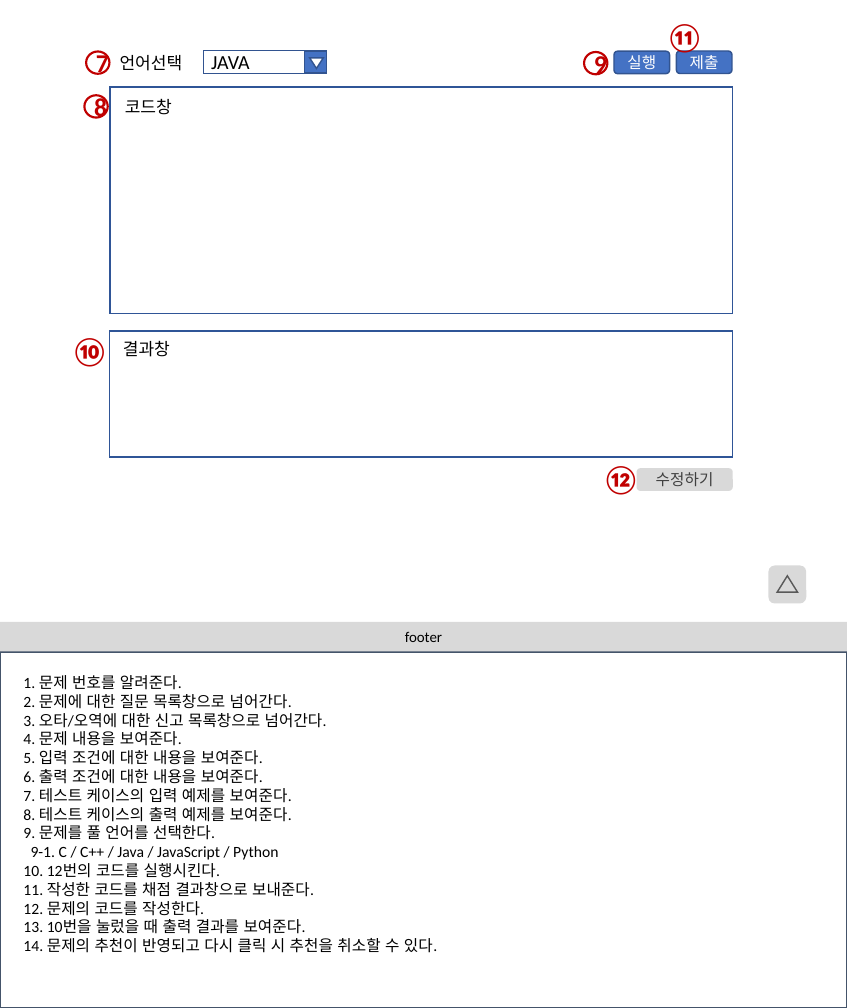
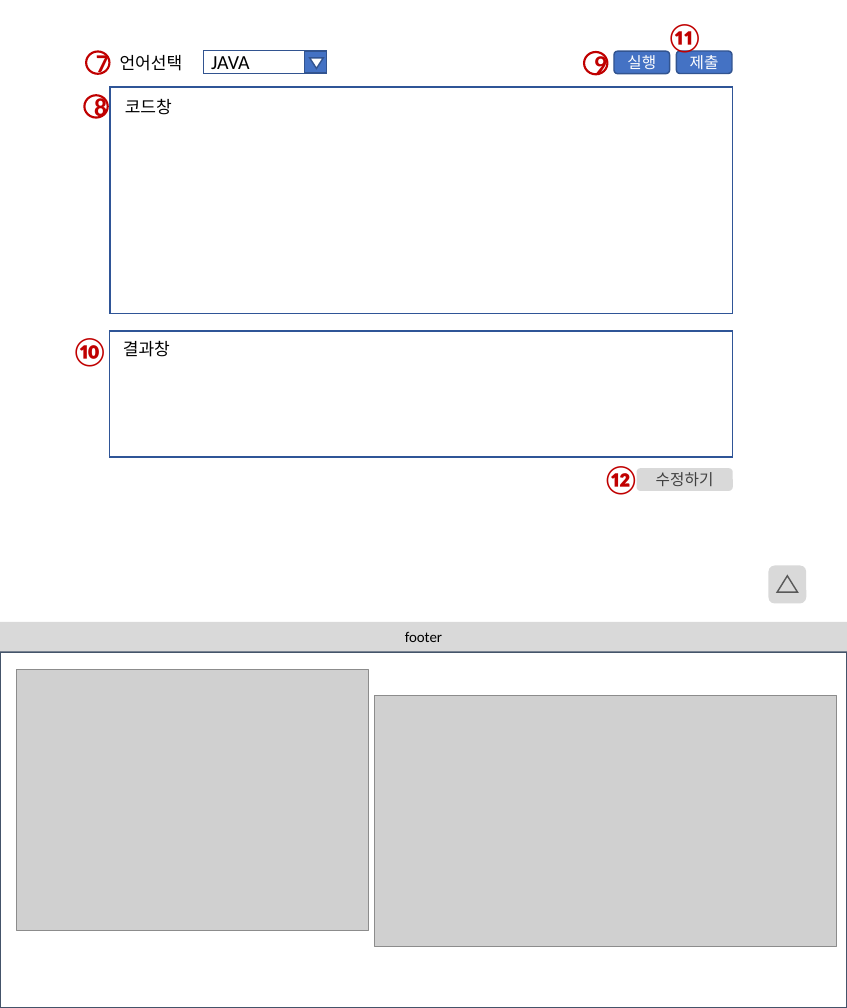
Before and after one commit to btcdd/document, a slide deck: slide 19 of 스토리보드.pptx. Drawn at 847x1008 pixels with LibreOffice and Linux fonts; fonts in the diff are those of the drawing; grey boxes stand for pictures. Boxes give left, top, right and bottom in pixels: in the first picture for what was removed or moved away, otherwise in the second. Text is boxed around its words. In the diff, an @@ line names an element or a change of style, - is before the commit and + after.

```diff
--- a/스토리보드.pptx
+++ b/스토리보드.pptx
@@ picture added at box(16, 670, 369, 930) @@
@@ text removed at box(23, 675, 437, 953) @@
-1. 문제 번호를 알려준다.
-2. 문제에 대한 질문 목록창으로 넘어간다.
-3. 오타/오역에 대한 신고 목록창으로 넘어간다.
-4. 문제 내용을 보여준다.
-5. 입력 조건에 대한 내용을 보여준다.
-6. 출력 조건에 대한 내용을 보여준다.
-7. 테스트 케이스의 입력 예제를 보여준다.
-8. 테스트 케이스의 출력 예제를 보여준다.
-9. 문제를 풀 언어를 선택한다.
-9-1. C / C++ / Java / JavaScript / Python
-10. 12번의 코드를 실행시킨다.
-11. 작성한 코드를 채점 결과창으로 보내준다.
-12. 문제의 코드를 작성한다.
-13. 10번을 눌렀을 때 출력 결과를 보여준다.
-14. 문제의 추천이 반영되고 다시 클릭 시 추천을 취소할 수 있다.
@@ picture added at box(374, 695, 836, 946) @@
```
Also in this commit, not shown: 36 other slides changed, 2 slides removed.
